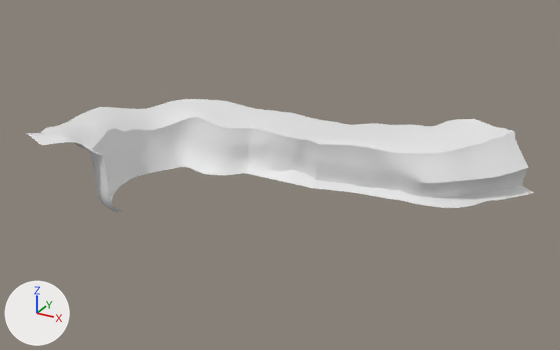
The FBX model Summer2025-Study1/Assets/Terrain/models/cliff_start.fbx, before and after one commit.
The view is the same before and after, from a 50 mm lens placed at (87.6, -158.9, 69.6), pointed at (1.6, -2.5, -8.6). The axes (+X, +Y, +Z) are drawn at lower left. The lights are the same throughout. The picture after the commit comes second. Materials are left out; every surface is plain grey.

Names of what the first picture shows: 'cliff start'.
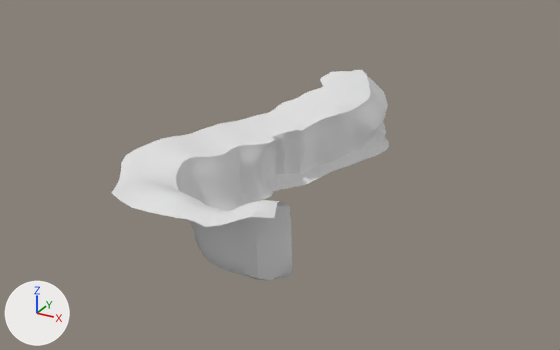
Boxes [x1, y1, x2, y2] around the edits, measured in the pictures (560 x 350 px; the box of a moved part takes in the faces that stretch with it):
'cliff start', reshaped, moved, turned
    before: [27, 99, 534, 213]
    after: [112, 70, 389, 280]
part 1 of me_plane_048, moved or reshaped
    before: [94, 116, 534, 213]
    after: [177, 83, 389, 280]
part 2 of me_plane_048, shading changed
    before: [27, 99, 534, 213]
    after: [112, 70, 389, 280]

What changed in the scene script:
```text
Change me_plane_048:
    used by ob_cliff_start; location = (0.0, 0.0, 0.0)
    remove me_plane_048.from_pydata(...)  # 1035 vertices, 952 faces; spans x -49.6..59.3, y -44.8..26.0, z -12.6..8.4
    add me_plane_048.from_pydata(...)  # 1035 vertices, 952 faces; spans x -49.6..59.3, y -44.8..26.0, z -14.3..8.4
    me_plane_048 part 1: 400 of 1035 vertices moved; they spanned x -35.1..59.3, y -36.7..20.5, z -12.6..0.7 and now span x -35.1..59.3, y -36.7..20.5, z -14.3..0.7; mean shift (0.1, -0.2, -1.6); largest move (59.3, 20.5, -10.0) -> (59.3, 20.5, -14.3)
    me_plane_048 part 2: edges marked sharp go from 143 to 160
Change ob_cliff_start:
    ob_cliff_start.location: (0.0, 0.0, 0.0) -> (-0.3, -1.4, 0.0)
    ob_cliff_start.rotation_euler: (0.0, 0.0, 0.0) -> (0.0, 0.0, 1.168)  # degrees (0, 0, 0) -> degrees (0, 0, 67)
```
